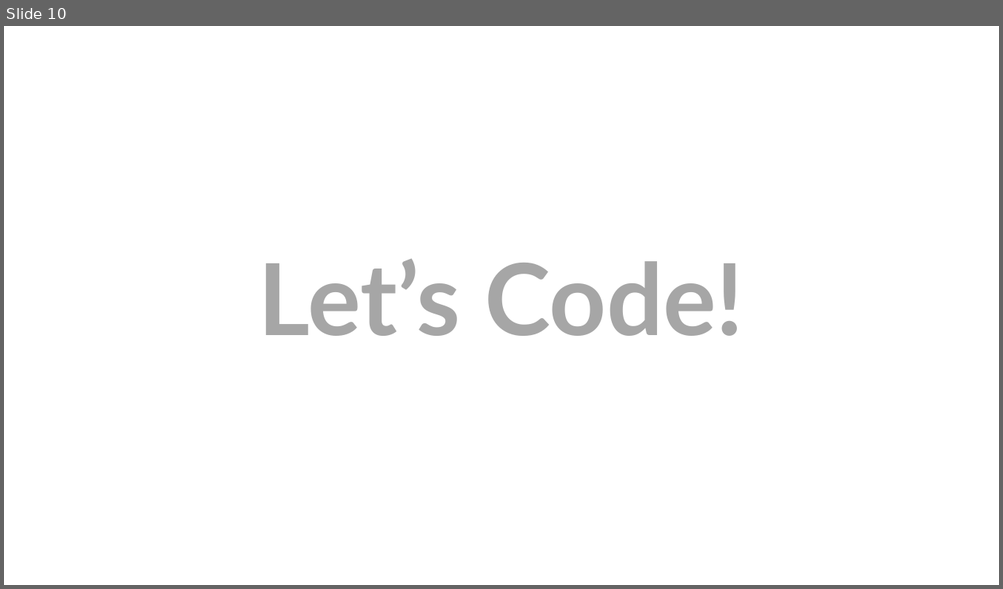
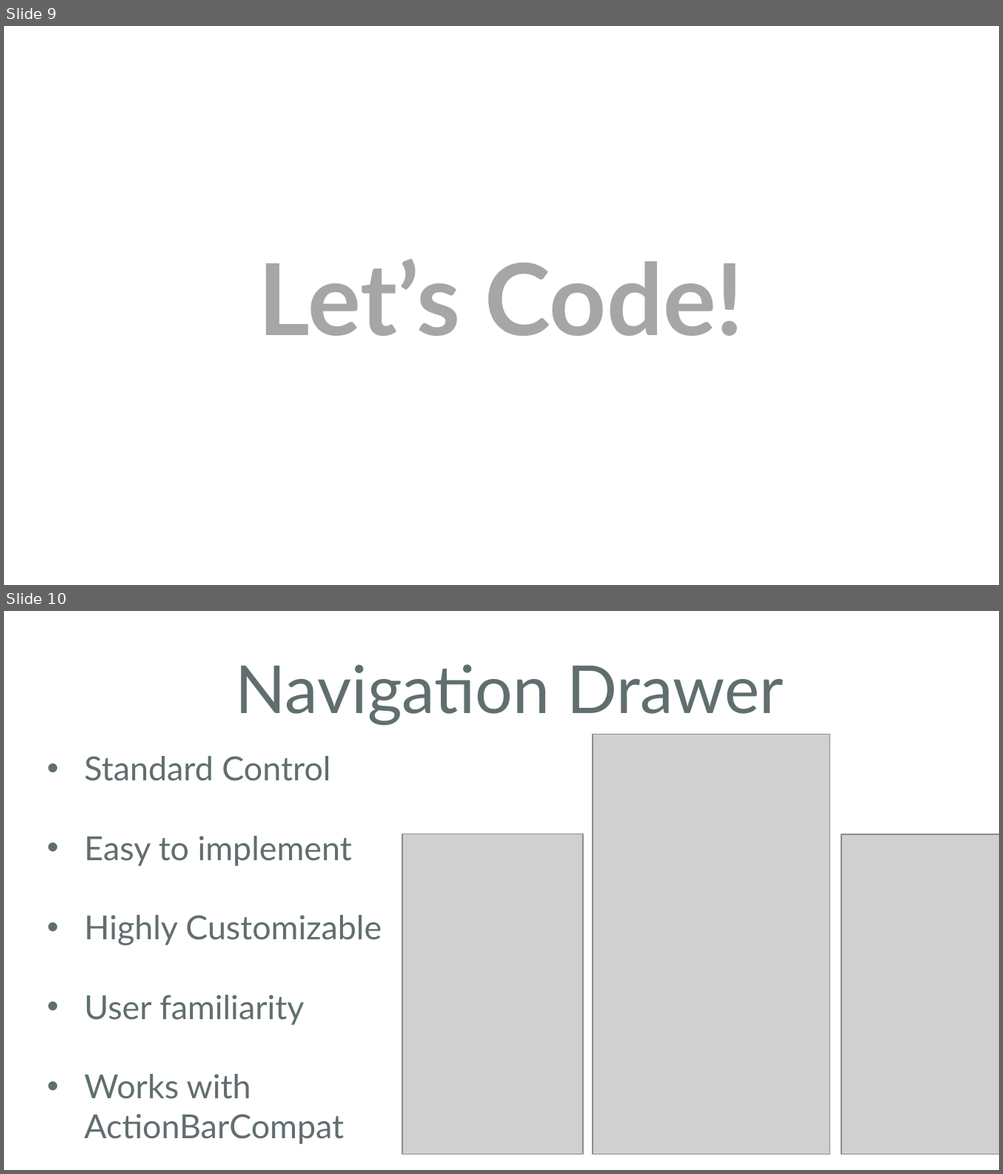
Before and after one commit to jamesmontemagno/Xamarin.Android-AppCompat, a slide deck: AndroidAppCompat.ppt. Shown one above the other, each under a label of ours: slide 10 before the commit, slides 9 and 10 after it. The pictures are 1003x589 and 1003x1174 pixels, drawn with LibreOffice and Linux fonts; fonts in the diff are those of the drawing; grey boxes stand for pictures; background and template pictures are left out. Boxes give left, top, right and bottom in pixels: in the first picture for what was removed or moved away, otherwise in the second. Text is boxed around its words. In the diff, an @@ line names an element or a change of style, - is before the commit and + after.

```diff
--- a/AndroidAppCompat.ppt
+++ b/AndroidAppCompat.ppt
@@ slide 10 added at bbox=[4, 611, 999, 1170], background #FFFFFF @@
@@ text added at bbox=[236, 664, 784, 725], 48 pt, text #606E6F @@
+Navigation Drawer
@@ picture added at bbox=[593, 735, 831, 1155] @@
@@ text added at bbox=[84, 756, 381, 1145], 24 pt, text #606E6F @@
+• Standard Control
+• Easy to implement
+• Highly Customizable
+• User familiarity
+• Works with ActionBarCompat
@@ picture added at bbox=[402, 834, 583, 1155] @@
@@ picture added at bbox=[842, 834, 999, 1155] @@
@@ what was slide 10 is now slide 9 @@
```
Also in this commit, not shown: 1 slide changed, 3 other slides added.
